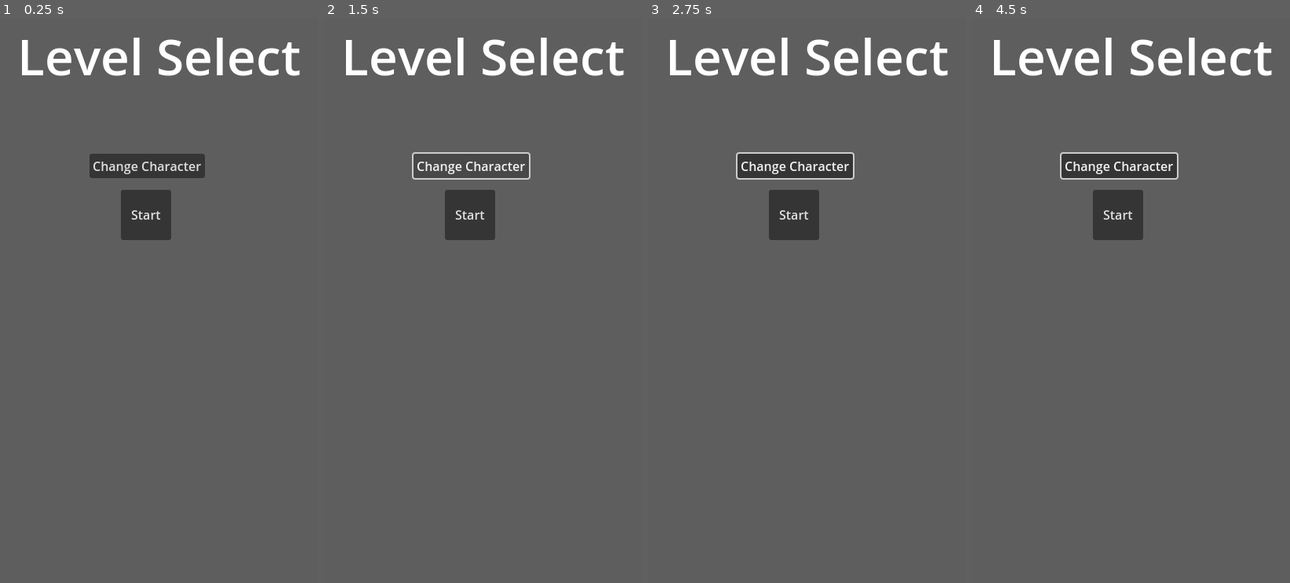
Above: before the commit, frames 1-4 (left to right).
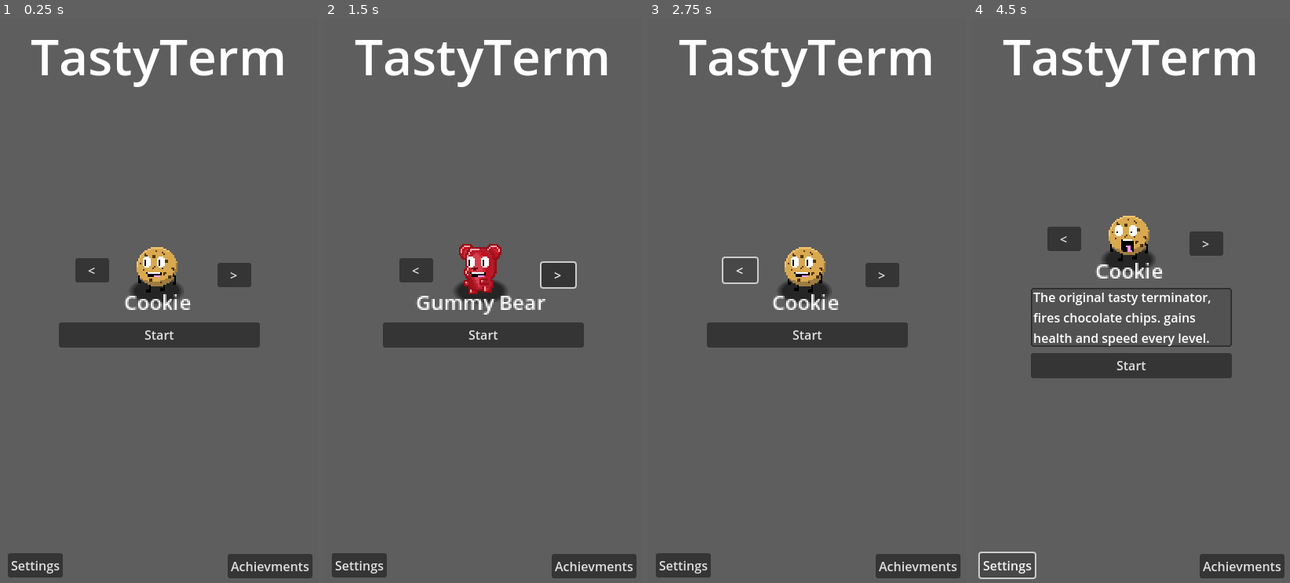
Above: after the commit, the same moments.

Repository: EightLimbed/Tasty-Terminator
Game: Godot game, scene res://Main Menu/LevelSelect/MainMenu.tscn
Same seed, same stepped clock (60 frames per second), same inputs: the game is played once before the commit and once after it.
Inputs (mouse positions are in pixels of both pictures, inside the frame that each line leads up to):
- Up to frame 1 (0.25 s): no input
- Up to frame 2 (1.5 s): click (556, 272) at 0.5 s, where only the run after the commit has a clickable ">"; click (470, 164) at 1.25 s, where only the run before the commit has a clickable "Change Character"
- Up to frame 3 (2.75 s): click (740, 272) at 2 s, where only the run after the commit has a clickable "<"
- Up to frame 4 (4.5 s): click (1127, 266) at 2.77 s; click (1242, 566) at 3.5 s, where only the run after the commit has a clickable "Achievments"; click (1006, 566) at 4.25 s, where only the run after the commit has a clickable "Settings"

The runs differ from the first frame. In frame 1, 12% of the frame differs, in the area x 2-99%, y 3-100%; in frame 2, 12%; in frame 3, 12%; in frame 4, 13%, in the area x 1-99%, y 3-100%.

Commit message:
Added Character Select Features

Diff:
--- a/Enemies/Enemy.tscn
+++ b/Enemies/Enemy.tscn
@@ -30,8 +30,8 @@
 
 [sub_resource type="GradientTexture2D" id="GradientTexture2D_q27ov"]
 gradient = SubResource("Gradient_lwksl")
-width = 48
-height = 24
+width = 40
+height = 20
 fill = 1
 fill_from = Vector2(0.5, 0.5)
 fill_to = Vector2(1, 1)
--- a/Main Menu/LevelSelect/MainMenu.gd
+++ b/Main Menu/LevelSelect/MainMenu.gd
@@ -1,12 +1,19 @@
 extends Control
 
 @onready var game = preload("res://Game/Game.tscn").instantiate()
+@onready var character_display = $VBoxContainer/CharacterSelect/Display
+@onready var character_description = $VBoxContainer/CharacterDescription
+@onready var character_description_label = $VBoxContainer/CharacterDescription/Label
+@onready var character_name = $VBoxContainer/CharacterSelect/Display/Name
 var characters : Array[Character] = [preload("res://Player/Characters/Resources/Cookie.tres"), preload("res://Player/Characters/Resources/GummyBear.tres")]
 var c_index : int = 0
 
-# Called every frame. 'delta' is the elapsed time since the previous frame.
+func _ready() -> void:
+	character_display.play()
+
+#things that cannot be called by updates
 func _process(_delta: float) -> void:
-	pass
+	character_description.custom_minimum_size.y = character_description_label.size.y
 
 func select_town():
 	game.world_profile = load("res://World/Resources/Rural.tres")
@@ -21,13 +28,20 @@
 		c_index += 1
 	else:
 		c_index = 0
+	character_display.sprite_frames = characters[c_index].sprite_frames
+	character_name.text = characters[c_index].name
+	character_description_label.text = characters[c_index].description
+	character_display.play()
 
 func character_right():
 	if 0 < c_index:
 		c_index -= 1
 	else:
 		c_index = characters.size()-1
-
+	character_display.sprite_frames = characters[c_index].sprite_frames
+	character_name.text = characters[c_index].name
+	character_description_label.text = characters[c_index].description
+	character_display.play()
 
 func _on_temp_start_pressed() -> void:
 	game.character_profile = characters[c_index]
@@ -35,6 +49,14 @@
 	get_tree().root.add_child(game)
 	queue_free()
 
+func _on_temp_left_character_pressed():
+	character_left()
 
-func _on_temp_right_pressed() -> void:
+func _on_temp_right_character_pressed():
 	character_right()
+
+func _on_face_toggled(toggled_on):
+	if toggled_on:
+		character_description.visible = true
+	else:
+		character_description.visible = false
--- a/Main Menu/LevelSelect/MainMenu.tscn
+++ b/Main Menu/LevelSelect/MainMenu.tscn
@@ -1,10 +1,41 @@
-[gd_scene load_steps=4 format=3 uid="uid://dlsxkapbmu8a5"]
+[gd_scene load_steps=12 format=3 uid="uid://dlsxkapbmu8a5"]
 
 [ext_resource type="Script" path="res://Main Menu/LevelSelect/MainMenu.gd" id="1_geu8k"]
 [ext_resource type="Texture2D" uid="uid://dv0lei01qofet" path="res://HUD/Art/HealthbarEmpty.png" id="2_6as2u"]
+[ext_resource type="Texture2D" uid="uid://dvytqvkcigcqi" path="res://Player/Characters/Art/CookieWalk-1.png" id="3_dksqh"]
+[ext_resource type="Texture2D" uid="uid://col2ljvlcd2qm" path="res://Player/Art/Faces/DefaultFace.png" id="4_5lfsp"]
+[ext_resource type="Texture2D" uid="uid://bt10bgswjsytr" path="res://Player/Characters/Art/CookieWalk-0.png" id="4_8g5ns"]
+[ext_resource type="LabelSettings" uid="uid://b02ry3r2kq5vl" path="res://HUD/Name.tres" id="5_wyfeg"]
+[ext_resource type="Texture2D" uid="uid://by5xjmtqfs0bw" path="res://Player/Art/Faces/ScaredFace.png" id="6_u6a4v"]
 
 [sub_resource type="LabelSettings" id="LabelSettings_7v2bj"]
 font_size = 64
+
+[sub_resource type="SpriteFrames" id="SpriteFrames_rcntu"]
+animations = [{
+"frames": [{
+"duration": 1.0,
+"texture": ExtResource("3_dksqh")
+}, {
+"duration": 1.0,
+"texture": ExtResource("4_8g5ns")
+}],
+"loop": true,
+"name": &"default",
+"speed": 5.0
+}]
+
+[sub_resource type="Gradient" id="Gradient_0d6vo"]
+offsets = PackedFloat32Array(0.55, 0.73)
+colors = PackedColorArray(0, 0, 0, 1, 0, 0, 0, 0)
+
+[sub_resource type="GradientTexture2D" id="GradientTexture2D_gud3p"]
+gradient = SubResource("Gradient_0d6vo")
+width = 36
+height = 18
+fill = 1
+fill_from = Vector2(0.5, 0.5)
+fill_to = Vector2(1, 1)
 
 [node name="Menu" type="Control"]
 layout_mode = 3
@@ -15,29 +46,7 @@
 grow_vertical = 2
 script = ExtResource("1_geu8k")
 
-[node name="LevelSelect" type="Control" parent="."]
-layout_mode = 1
-anchors_preset = 15
-anchor_right = 1.0
-anchor_bottom = 1.0
-grow_horizontal = 2
-grow_vertical = 2
-
-[node name="VBoxContainer" type="VBoxContainer" parent="LevelSelect"]
-layout_mode = 1
-anchors_preset = 8
-anchor_left = 0.5
-anchor_top = 0.5
-anchor_right = 0.5
-anchor_bottom = 0.5
-offset_left = -128.0
-offset_top = -24.0
-offset_right = 128.0
-offset_bottom = 24.0
-grow_horizontal = 2
-grow_vertical = 2
-
-[node name="Title" type="Label" parent="LevelSelect"]
+[node name="Title" type="Label" parent="."]
 layout_mode = 1
 anchors_preset = 5
 anchor_left = 0.5
@@ -46,12 +55,113 @@
 offset_right = 202.5
 offset_bottom = 96.0
 grow_horizontal = 2
-text = "Level Select"
+text = "TastyTerm"
 label_settings = SubResource("LabelSettings_7v2bj")
 horizontal_alignment = 1
 vertical_alignment = 1
 
-[node name="Description" type="NinePatchRect" parent="LevelSelect"]
+[node name="VBoxContainer" type="VBoxContainer" parent="."]
+custom_minimum_size = Vector2(0, 32)
+layout_mode = 1
+anchors_preset = 8
+anchor_left = 0.5
+anchor_top = 0.5
+anchor_right = 0.5
+anchor_bottom = 0.5
+offset_left = -128.0
+offset_top = -256.0
+offset_right = 128.0
+offset_bottom = 256.0
+grow_horizontal = 2
+grow_vertical = 2
+alignment = 1
+
+[node name="CharacterSelect" type="Control" parent="VBoxContainer"]
+custom_minimum_size = Vector2(64, 80)
+layout_mode = 2
+
+[node name="TempRightCharacter" type="Button" parent="VBoxContainer/CharacterSelect"]
+layout_mode = 0
+offset_left = 201.5
+offset_top = 12.0
+offset_right = 244.5
+offset_bottom = 43.0
+text = ">"
+
+[node name="TempLeftCharacter" type="Button" parent="VBoxContainer/CharacterSelect"]
+layout_mode = 0
+offset_left = 20.5
+offset_top = 6.0
+offset_right = 63.5
+offset_bottom = 37.0
+text = "<"
+
+[node name="Display" type="AnimatedSprite2D" parent="VBoxContainer/CharacterSelect"]
+texture_filter = 1
+position = Vector2(124.5, 20)
+scale = Vector2(2, 2)
+sprite_frames = SubResource("SpriteFrames_rcntu")
+frame_progress = 0.366121
+
+[node name="Shadow" type="Sprite2D" parent="VBoxContainer/CharacterSelect/Display"]
+modulate = Color(1, 1, 1, 0.607843)
+z_index = -1
+position = Vector2(0, 14)
+texture = SubResource("GradientTexture2D_gud3p")
+
+[node name="Name" type="Label" parent="VBoxContainer/CharacterSelect/Display"]
+anchors_preset = 8
+anchor_left = 0.5
+anchor_top = 0.5
+anchor_right = 0.5
+anchor_bottom = 0.5
+offset_left = -42.5
+offset_top = -4.0
+offset_right = 10.5
+offset_bottom = 19.0
+grow_horizontal = 2
+grow_vertical = 2
+text = "Cookie"
+label_settings = ExtResource("5_wyfeg")
+horizontal_alignment = 1
+
+[node name="Face" type="TextureButton" parent="VBoxContainer/CharacterSelect/Display"]
+anchors_preset = 8
+anchor_left = 0.5
+anchor_top = 0.5
+anchor_right = 0.5
+anchor_bottom = 0.5
+offset_left = -32.0
+offset_top = -32.0
+grow_horizontal = 2
+grow_vertical = 2
+toggle_mode = true
+texture_normal = ExtResource("4_5lfsp")
+texture_pressed = ExtResource("6_u6a4v")
+
+[node name="CharacterDescription" type="NinePatchRect" parent="VBoxContainer"]
+visible = false
+texture_filter = 1
+custom_minimum_size = Vector2(256, 32)
+layout_mode = 2
+texture = ExtResource("2_6as2u")
+patch_margin_left = 3
+patch_margin_top = 3
+patch_margin_right = 3
+patch_margin_bottom = 3
+
+[node name="Label" type="Label" parent="VBoxContainer/CharacterDescription"]
+layout_mode = 0
+offset_left = 3.0
+offset_right = 253.0
+offset_bottom = 64.0
+text = "The original tasty terminator, fires chocolate chips. gains health and speed every level."
+autowrap_mode = 3
+
+[node name="LevelSelect" type="Control" parent="VBoxContainer"]
+layout_mode = 2
+
+[node name="Description" type="NinePatchRect" parent="VBoxContainer/LevelSelect"]
 texture_filter = 1
 layout_mode = 1
 anchors_preset = 7
@@ -59,10 +169,10 @@
 anchor_top = 1.0
 anchor_right = 0.5
 anchor_bottom = 1.0
-offset_left = -20.0
-offset_top = 608.0
-offset_right = 385.0
-offset_bottom = 680.0
+offset_left = 242.5
+offset_top = 2.0
+offset_right = 248.5
+offset_bottom = 8.0
 grow_horizontal = 2
 grow_vertical = 0
 texture = ExtResource("2_6as2u")
@@ -71,29 +181,36 @@
 patch_margin_right = 3
 patch_margin_bottom = 3
 
-[node name="Label" type="Label" parent="LevelSelect/Description"]
+[node name="Label" type="Label" parent="VBoxContainer/LevelSelect/Description"]
 layout_mode = 0
 offset_left = 182.5
 offset_top = 32.0
 offset_right = 222.5
 offset_bottom = 55.0
 
-[node name="TempStart" type="Button" parent="."]
-layout_mode = 0
-offset_left = 154.0
-offset_top = 219.0
-offset_right = 218.0
-offset_bottom = 283.0
+[node name="TempStart" type="Button" parent="VBoxContainer"]
+custom_minimum_size = Vector2(64, 32)
+layout_mode = 2
 text = "Start
 "
 
-[node name="TempRight" type="Button" parent="."]
-layout_mode = 0
-offset_left = 114.0
-offset_top = 173.0
-offset_right = 261.0
-offset_bottom = 204.0
-text = "Change Character"
-
-[connection signal="pressed" from="TempStart" to="." method="_on_temp_start_pressed"]
-[connection signal="pressed" from="TempRight" to="." method="_on_temp_right_pressed"]
+[node name="TempAchievments" type="Button" parent="."]
+layout_mode = 0
+offset_left = 290.0
+offset_top = 683.0
+offset_right = 398.0
+offset_bottom = 714.0
+text = "Achievments"
+
+[node name="TempSettings" type="Button" parent="."]
+layout_mode = 0
+offset_left = 10.0
+offset_top = 682.0
+offset_right = 80.0
+offset_bottom = 713.0
+text = "Settings"
+
+[connection signal="pressed" from="VBoxContainer/CharacterSelect/TempRightCharacter" to="." method="_on_temp_right_character_pressed"]
+[connection signal="pressed" from="VBoxContainer/CharacterSelect/TempLeftCharacter" to="." method="_on_temp_left_character_pressed"]
+[connection signal="toggled" from="VBoxContainer/CharacterSelect/Display/Face" to="." method="_on_face_toggled"]
+[connection signal="pressed" from="VBoxContainer/TempStart" to="." method="_on_temp_start_pressed"]
--- a/Player/Characters/Resources/Cookie.tres
+++ b/Player/Characters/Resources/Cookie.tres
@@ -22,10 +22,12 @@
 [resource]
 script = ExtResource("1_6ra5x")
 sprite_frames = SubResource("SpriteFrames_eokbm")
+name = "Cookie"
+description = "The original tasty terminator, fires chocolate chips. gains health and speed every level."
 starting_weapon = ExtResource("2_ih4wo")
 head_start = 0
 max_health = Vector2i(100, 2)
 health_regen = Vector2(2, 0.1)
-speed = Vector2i(12000, 0)
+speed = Vector2i(12000, 100)
 hunger = Vector2(1, 0)
 flavor = Vector2(1.5, 0)
--- a/Player/Characters/Resources/GummyBear.tres
+++ b/Player/Characters/Resources/GummyBear.tres
@@ -22,10 +22,12 @@
 [resource]
 script = ExtResource("1_1ospb")
 sprite_frames = SubResource("SpriteFrames_eokbm")
+name = "Gummy Bear"
+description = "The sneaky gummy bear lays bear traps behind it. Gains a lot of health per level, and a little bit of flavor."
 starting_weapon = ExtResource("2_iqiq8")
 head_start = 0
 max_health = Vector2i(200, 5)
 health_regen = Vector2(4, 0.2)
 speed = Vector2i(15000, 0)
 hunger = Vector2(1.5, 0)
-flavor = Vector2(0.5, 0.1)
+flavor = Vector2(0.5, 0.05)
--- a/Player/Characters/character_profile.gd
+++ b/Player/Characters/character_profile.gd
@@ -4,6 +4,9 @@
 
 #sprite frames, put stand at beginning, two walking in middle, and dead at end
 @export var sprite_frames : SpriteFrames
+#name and description
+@export var name : String
+@export var description : String
 #starting weapon
 @export var starting_weapon : Weapon
 #amount of level ups you start with
--- a/Player/Player.tscn
+++ b/Player/Player.tscn
@@ -27,14 +27,14 @@
 "speed": 5.0
 }]
 
-[sub_resource type="Gradient" id="Gradient_0d6vo"]
+[sub_resource type="Gradient" id="Gradient_exx25"]
 offsets = PackedFloat32Array(0.55, 0.73)
 colors = PackedColorArray(0, 0, 0, 1, 0, 0, 0, 0)
 
 [sub_resource type="GradientTexture2D" id="GradientTexture2D_x1mwr"]
-gradient = SubResource("Gradient_0d6vo")
-width = 48
-height = 24
+gradient = SubResource("Gradient_exx25")
+width = 36
+height = 18
 fill = 1
 fill_from = Vector2(0.5, 0.5)
 fill_to = Vector2(1, 1)
--- a/Weapons/Projectile.gd
+++ b/Weapons/Projectile.gd
@@ -15,6 +15,7 @@
 @onready var label = $Label
 
 func _ready() -> void:
+
 	if lifetime_override > 0:
 		lifetime.wait_ttime = lifetime_override
 	else:
--- a/Weapons/Resources/BearTrap.tres
+++ b/Weapons/Resources/BearTrap.tres
@@ -16,11 +16,11 @@
 multishot = Vector2(1, 0)
 damage = Vector2(40, 5)
 ammo = Vector2(1, 0)
-unload_time = Vector2(0.2, -0.01)
-reload_time = Vector2(0.2, -0.01)
+unload_time = Vector2(0.2, -0.005)
+reload_time = Vector2(0.2, -0.005)
 pierce = Vector2(1, 0.5)
 speed = Vector2(1, 0)
-scale = Vector2(1, 0.05)
+scale = Vector2(1, 0.03)
 lifetime_override = 0.0
 texture = ExtResource("1_cft25")
 collision_shape = SubResource("RectangleShape2D_8hvse")
--- a/Weapons/weapon_profile.gd
+++ b/Weapons/weapon_profile.gd
@@ -35,5 +35,7 @@
 @export var texture : Texture2D
 #trail
 @export var trail : ParticleProcessMaterial
+
+#@export var sound
 #size of bullet hitbox
 @export var collision_shape : Shape2D
--- a/World/Resources/Rural.tres
+++ b/World/Resources/Rural.tres
@@ -41,6 +41,8 @@
 
 [resource]
 script = ExtResource("5_2dm3i")
+name = ""
+description = ""
 tileset = SubResource("TileSet_lavpr")
 road_frequency = 0.006
 possible_enemies = Array[ExtResource("1_xl7js")]([ExtResource("2_md1qa"), ExtResource("2_md1qa"), ExtResource("3_fxpnn"), ExtResource("2_md1qa"), ExtResource("2_md1qa"), ExtResource("4_a2aly")])
--- a/World/World.tscn
+++ b/World/World.tscn
@@ -7,6 +7,7 @@
 script = ExtResource("1_tvg2w")
 
 [node name="Obstacles" type="TileMapLayer" parent="."]
+y_sort_enabled = true
 
 [node name="Roads" type="TileMapLayer" parent="."]
 z_index = -2
Not shown: 1 places in Weapons/Resources/BearTrap.tres that only renumber resources
